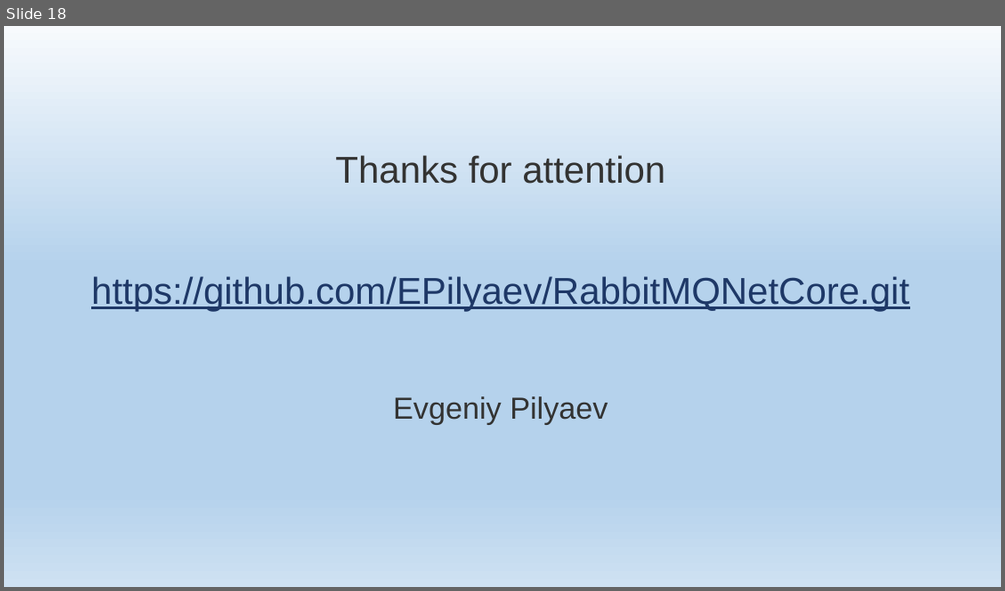
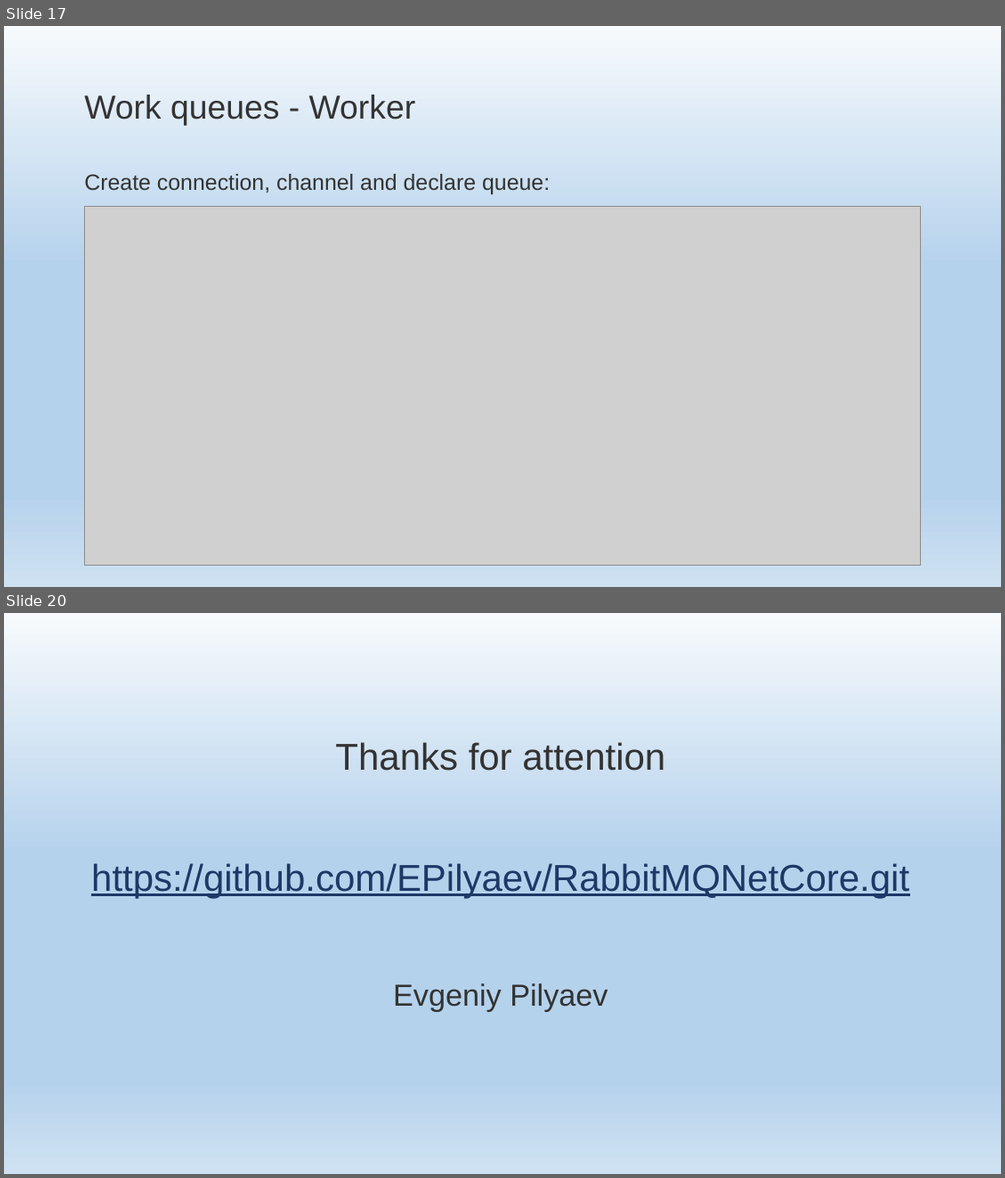
Before and after one commit to EPilyaev/RabbitMQNetCore, a slide deck: RabbitMQNetCore.pptm. Shown one above the other, each under a label of ours: slide 18 before the commit, slides 17 and 20 after it; the slides between them are not shown. The pictures are 1005x591 and 1005x1178 pixels, drawn with LibreOffice and Linux fonts; fonts in the diff are those of the drawing; grey boxes stand for pictures; background and template pictures are left out. Boxes give left, top, right and bottom in pixels: in the first picture for what was removed or moved away, otherwise in the second. Text is boxed around its words. In the diff, an @@ line names an element or a change of style, - is before the commit and + after.

Commit message:
Start Worker, add Dispatching

```diff
--- a/RabbitMQNetCore.pptm
+++ b/RabbitMQNetCore.pptm
@@ slide 17 added at box(4, 26, 1001, 587), background gradient #F7FAFD to #B5D2EC to #CEE1F2 @@
@@ title added at box(84, 95, 416, 126), 48 pt, text #333332 @@
+Work queues - Worker
@@ text added at box(84, 174, 550, 194), 32 pt, text #333332 @@
+Create connection, channel and declare queue:
@@ picture added at box(84, 206, 920, 565) @@
@@ what was slide 18 is now slide 20 @@
```
Also in this commit, not shown: 1 slide changed, 1 other slide added, 1 other file.
